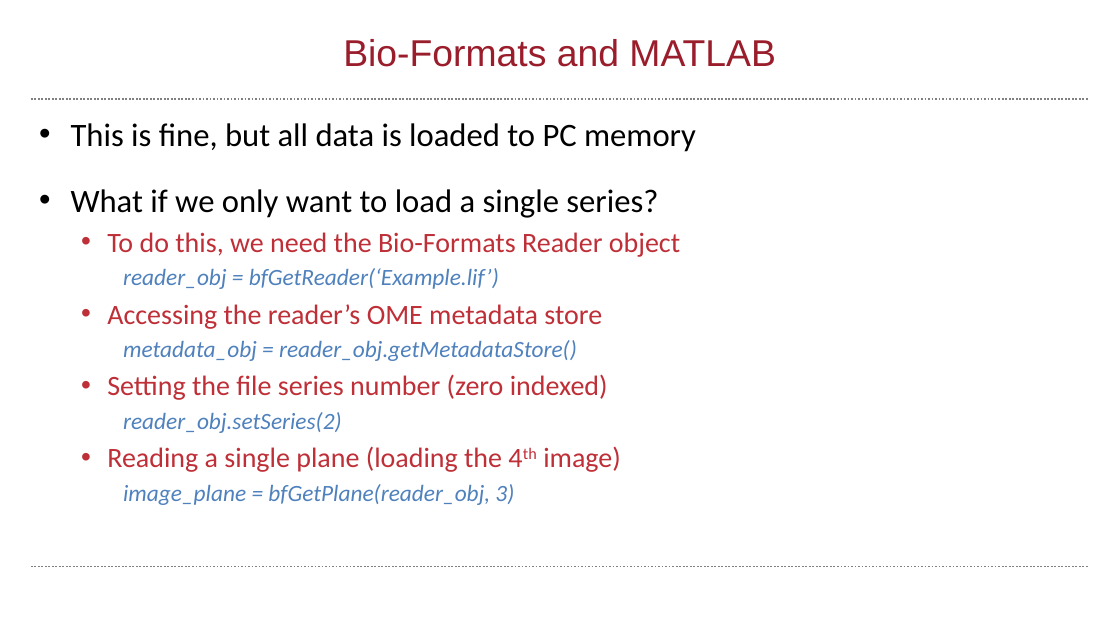
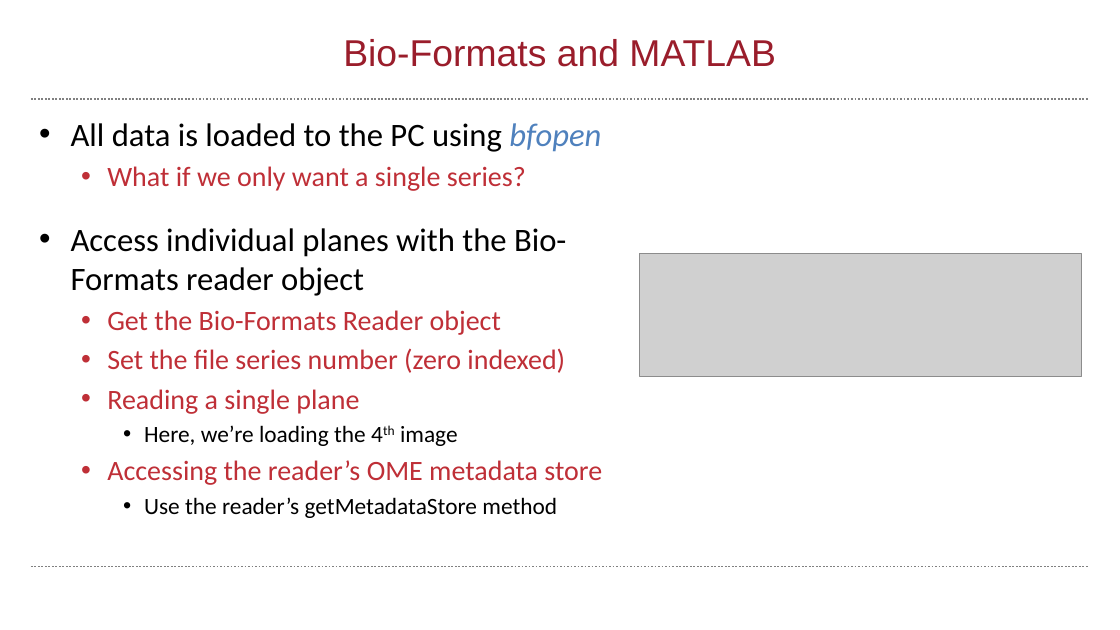
Before and after one commit to wbif-bristol/MATLAB-course, a slide deck: slide 79 of Session 3 - Advanced data structures/MATLAB Session 3.pptx (slide 73 before the commit). Drawn at 1120x630 pixels with LibreOffice and Linux fonts; fonts in the diff are those of the drawing; grey boxes stand for pictures; background and template pictures are left out. Boxes give left, top, right and bottom in pixels: in the first picture for what was removed or moved away, otherwise in the second. Text is boxed around its words. In the diff, an @@ line names an element or a change of style, - is before the commit and + after.

Commit message:
Added some OOP examples

```diff
--- a/Session 3 - Advanced data structures/MATLAB Session 3.pptx
+++ b/Session 3 - Advanced data structures/MATLAB Session 3.pptx
@@ text at (71,123,601,446): text changed; size 28 to 24 pt; text colour #000000 to #BF2F37 @@
-• This is fine, but all data is loaded to PC memory
-• What if we only want to load a single series?
-  • To do this, we need the Bio-Formats Reader object
-    reader_obj = bfGetReader(‘Example.lif’)
+• All data is loaded to the PC using bfopen
+  • What if we only want a single series?
+• Access individual planes with the Bio-Formats reader object
+  • Get the Bio-Formats Reader object
+  • Set the file series number (zero indexed)
+  • Reading a single plane
+    • Here, we’re loading the 4th image
@@ picture added at (639,254,1081,376) @@
@@ text at (144,497,557,518): text changed; text colour #4F81BD to #000000; italic off @@
-    metadata_obj = reader_obj.getMetadataStore()
-  • Setting the file series number (zero indexed)
-    reader_obj.setSeries(2)
-  • Reading a single plane (loading the 4th image)
-    image_plane = bfGetPlane(reader_obj, 3)
+    • Use the reader’s getMetadataStore method
```
Also in this commit, not shown: 15 other slides changed, 6 slides added, 2 other files.
